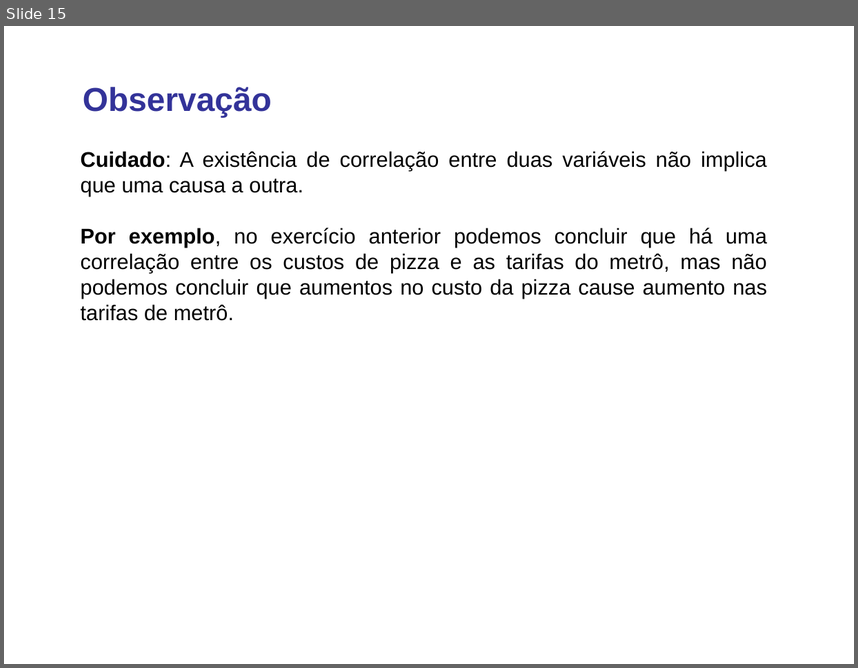
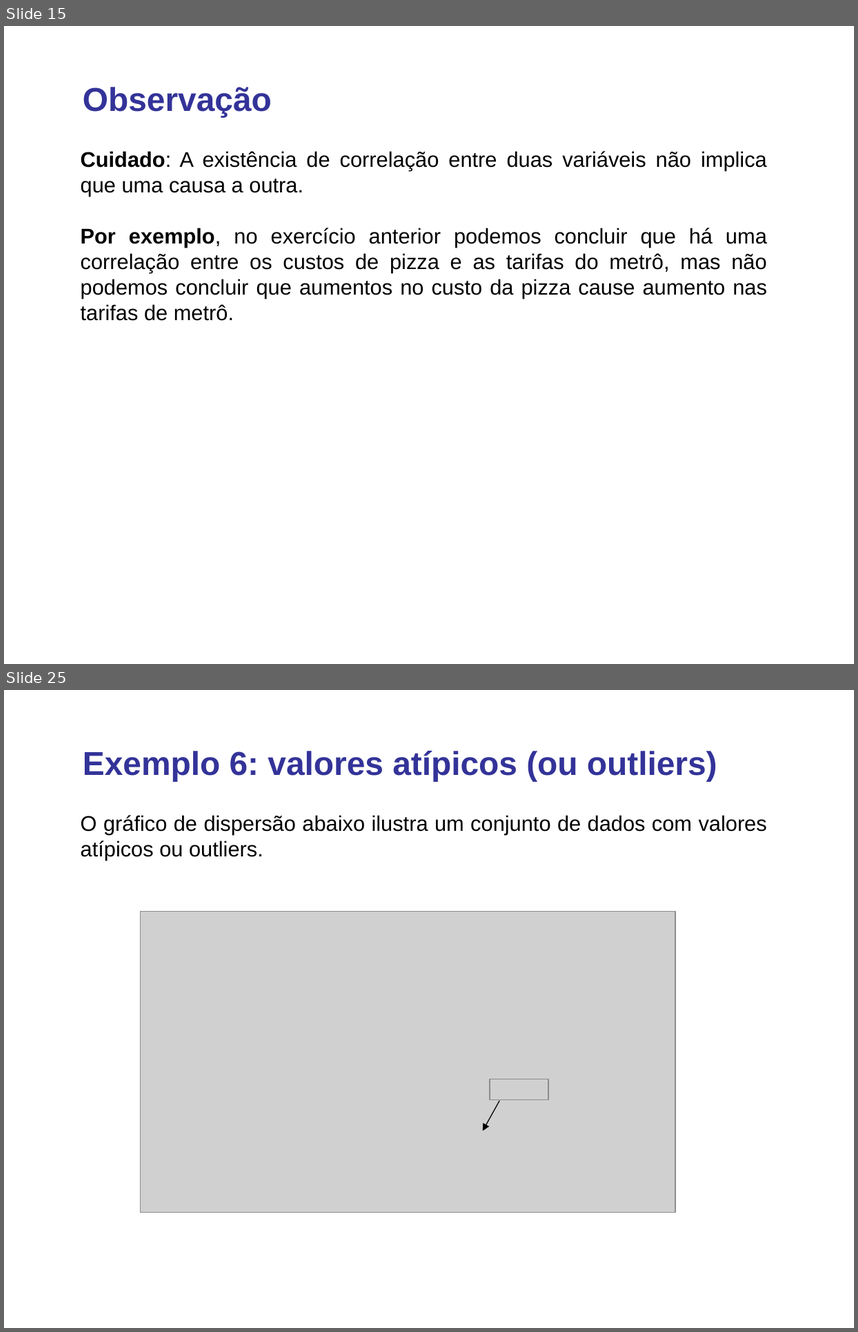
Before and after one commit to lansaviniec/estatistica, a slide deck: 10 correlacao_regressao.ppt. Shown one above the other, each under a label of ours: slide 15 before the commit, slides 15 and 25 after it; the slides between them are not shown. The pictures are 858x668 and 858x1332 pixels, drawn with LibreOffice and Linux fonts; fonts in the diff are those of the drawing; grey boxes stand for pictures. Boxes give left, top, right and bottom in pixels: in the first picture for what was removed or moved away, otherwise in the second. Text is boxed around its words. In the diff, an @@ line names an element or a change of style, - is before the commit and + after.

```diff
--- a/10 correlacao_regressao.ppt
+++ b/10 correlacao_regressao.ppt
@@ slide 25 added at <box>4,690,854,1328</box>, background #FFFFFF @@
@@ text added at <box>83,751,717,781</box>, 28 pt, text #333399, bold @@
+Exemplo 6: valores atípicos (ou outliers)
@@ text added at <box>81,815,767,860</box>, 18 pt, text #000000 @@
+O gráfico de dispersão abaixo ilustra um conjunto de dados com valores atípicos ou outliers.
@@ picture added at <box>140,911,675,1212</box> @@
@@ picture added at <box>490,1078,549,1099</box> @@
@@ arrow added from (499, 1101) to (483, 1130), #000000 0.74 pt @@
```
Also in this commit, not shown: 3 slides changed, 11 other slides added, 1 other file.
